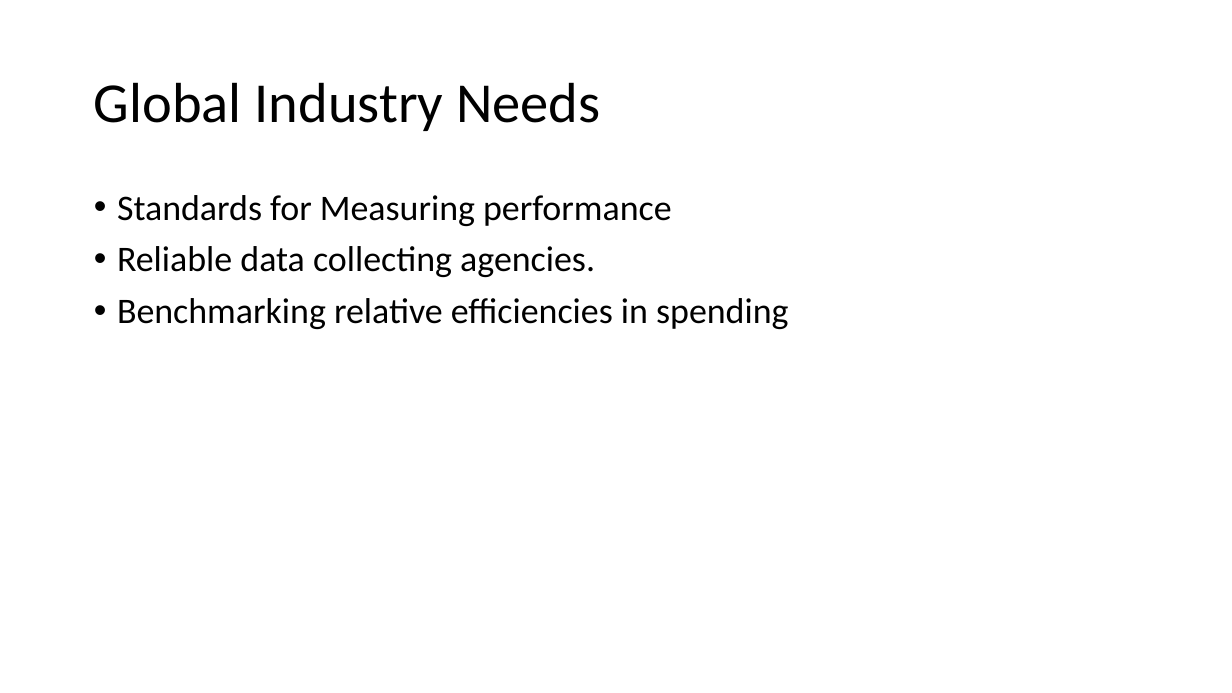
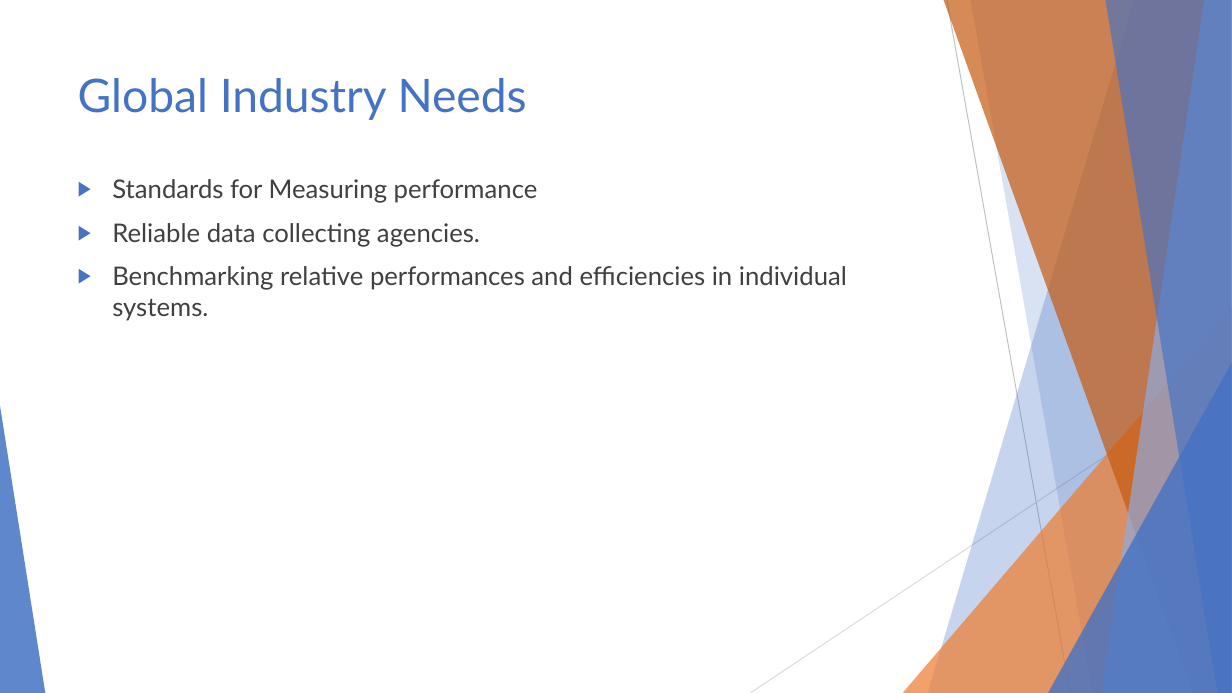
Before and after one commit to AndeyNunes/educationDEA, a slide deck: slide 4 of Project Presentation.pptx. Drawn at 1232x693 pixels with LibreOffice and Linux fonts; fonts in the diff are those of the drawing. Boxes give left, top, right and bottom in pixels: in the first picture for what was removed or moved away, otherwise in the second. Text is boxed around its words. In the diff, an @@ line names an element or a change of style, - is before the commit and + after.

```diff
--- a/Project Presentation.pptx
+++ b/Project Presentation.pptx
@@ title "Global Industry Needs": place and size @@
-title "Global Industry Needs" at bbox=[94, 82, 600, 131]
+title "Global Industry Needs" at bbox=[78, 78, 527, 120]
@@ title "Global Industry Needs" at bbox=[78, 78, 527, 120]: size 44 to 36 pt, font Calibri to Lato, text colour #000000 to #4472C4; line spacing 0.9 to 1; vertical alignment middle to top @@
@@ text "Standards for Measuring performance": place and size @@
-text "Standards for Measuring performance" at bbox=[117, 195, 788, 329]
+text "Standards for Measuring performance" at bbox=[112, 179, 847, 321]
@@ text at bbox=[112, 179, 538, 247]: size 28 to 20 pt, font Calibri to Lato, text colour #000000 to #404040 in "Standards for Measuring performance", "Reliable data collecting agencies."; bullet • to ▶; line spacing 0.9 to 1 @@
@@ text at bbox=[112, 266, 847, 321]: text changed; size 28 to 20 pt; font Calibri to Lato; text colour #000000 to #404040 @@
-• Benchmarking relative efficiencies in spending
+▶ Benchmarking relative performances and efficiencies in individual systems.
@@ group added at bbox=[0, 0, 1232, 693]: 5 freeform shapes, 3 triangles, 2 lines @@
```
Also in this commit, not shown: 16 other slides changed, 3 slides added, 4 slides removed.
